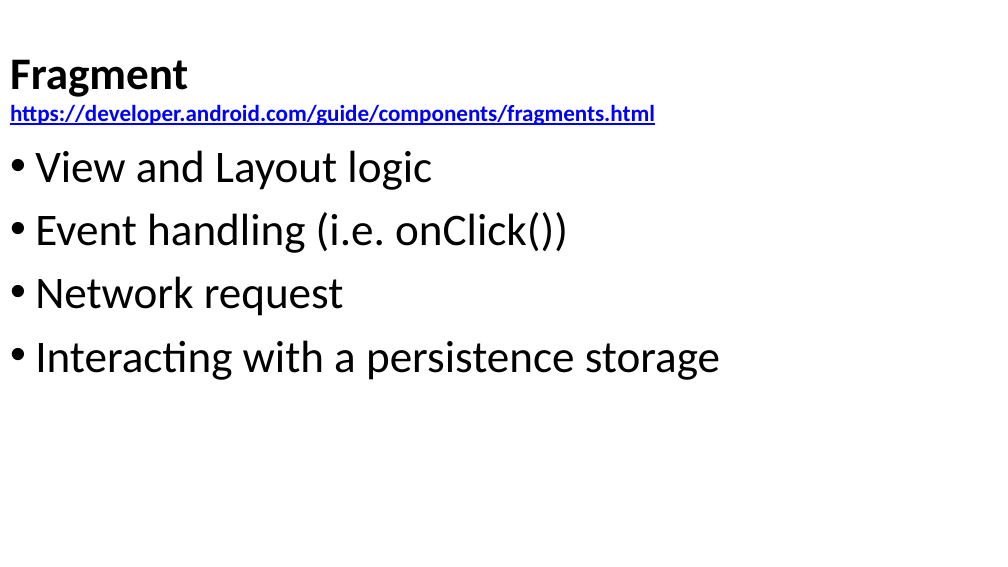
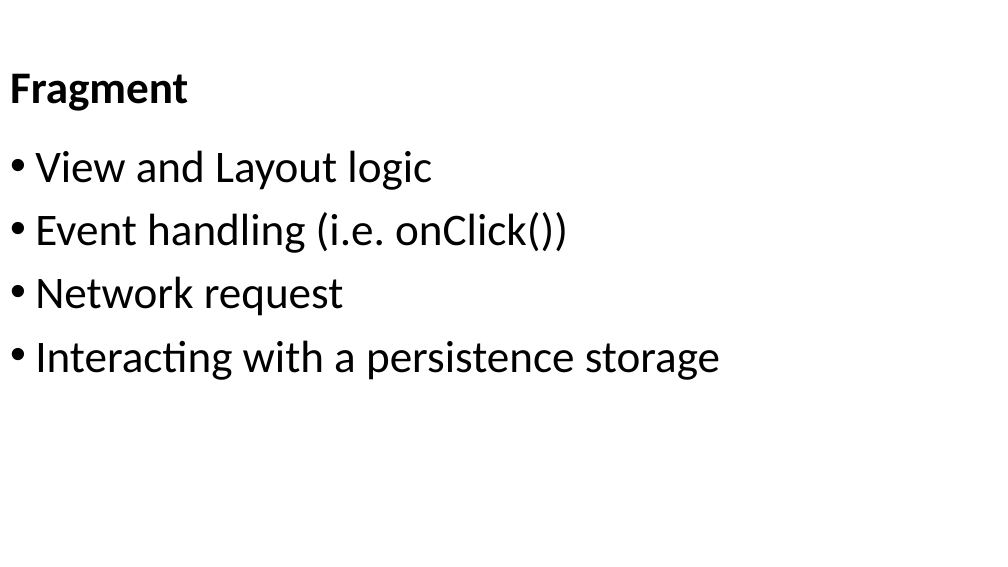
Before and after one commit to Batch-xx/Android-Lunch-Learn, a slide deck: slide 22 of slides/Android Studio_Activities_Fragments.pptx (slide 12 before the commit). Drawn at 1008x567 pixels with LibreOffice and Linux fonts; fonts in the diff are those of the drawing; background and template pictures are left out. Boxes give left, top, right and bottom in pixels: in the first picture for what was removed or moved away, otherwise in the second. Text is boxed around its words. In the diff, an @@ line names an element or a change of style, - is before the commit and + after.

```diff
--- a/slides/Android Studio_Activities_Fragments.pptx
+++ b/slides/Android Studio_Activities_Fragments.pptx
@@ title at (10, 73, 188, 111): text changed; size 22 to 43 pt; text colour #0000FF to #000000 @@
-Fragment
-https://developer.android.com/guide/components/fragments.html
+Fragment
```
Also in this commit, not shown: 2 other slides changed, 15 slides added, 12 slides removed, 28 other files.
